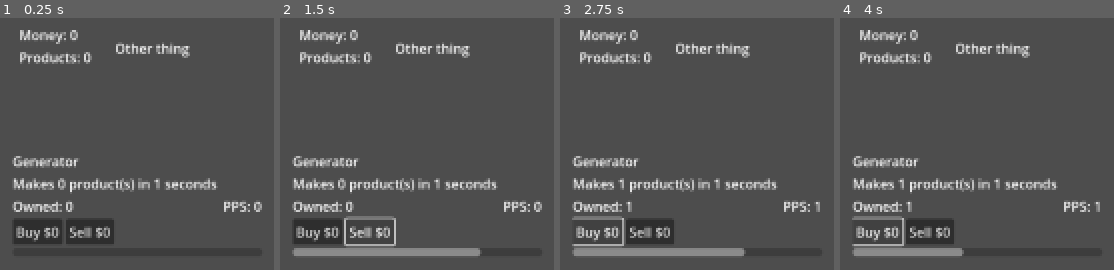
Above: before the commit, frames 1-4 (left to right).
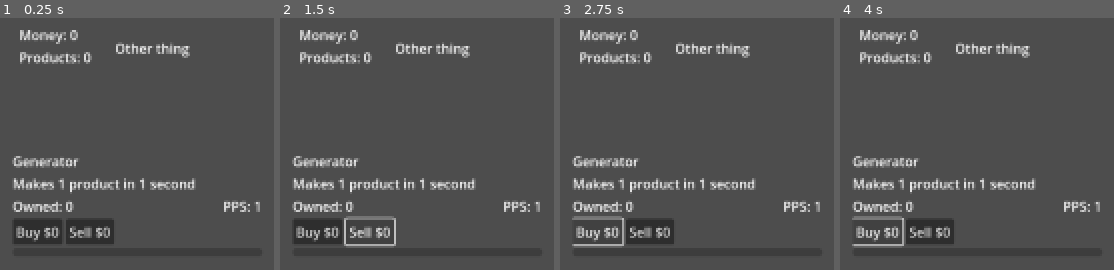
Above: after the commit, the same moments.

Repository: supereason333/10DGT-game
Game: Godot game, scene res://game/game.tscn
The game is run twice, just before and just after one commit, with the same random seed, the same clock (stepped at 60 frames per second) and the same inputs. This scene is started directly instead of the project's main scene.
Inputs:
- Up to frame 1 (0.25 s): no input
- Up to frame 2 (1.5 s): click "Buy $0" at 0.5 s; click "Sell $0" at 1.25 s
- Up to frame 3 (2.75 s): click "Buy $0" at 2 s
- Up to frame 4 (4 s): click "Sell $0" at 2.75 s; click "Buy $0" at 3.5 s

The runs differ from the first frame. In frame 1, 1.1% of the frame differs, in the area x 21-96%, y 63-77%; in frame 2, 3.2%, in the area x 4-96%, y 63-95%; in frame 3, 3.0%; in frame 4, 2.3%.
Error after the commit: Parse Error: Node export is only supported in Node-derived classes, but the current class inherits "Resource". (res://game/generators/generatorClass.gd:6)

Commit message:
Cost profile

Diff:
--- /dev/null
+++ b/game/generators/cost_profile.gd
@@ -0,0 +1,10 @@
+extends Node
+class_name CostProfile
+
+@export var base_cost:float
+
+func get_next_cost():
+	pass
+
+func get_cost(number:int):
+	pass
--- a/game/generators/generatorClass.gd
+++ b/game/generators/generatorClass.gd
@@ -3,6 +3,7 @@
 
 @export var amount:int			# How many do you own
 @export var cost:float			# how much one costs
+@export var cost_profile:CostProfile	# profile of the cost
 
 @export var produces:int	# how many products are made
 @export var speed:float			# speed of making product (s)
